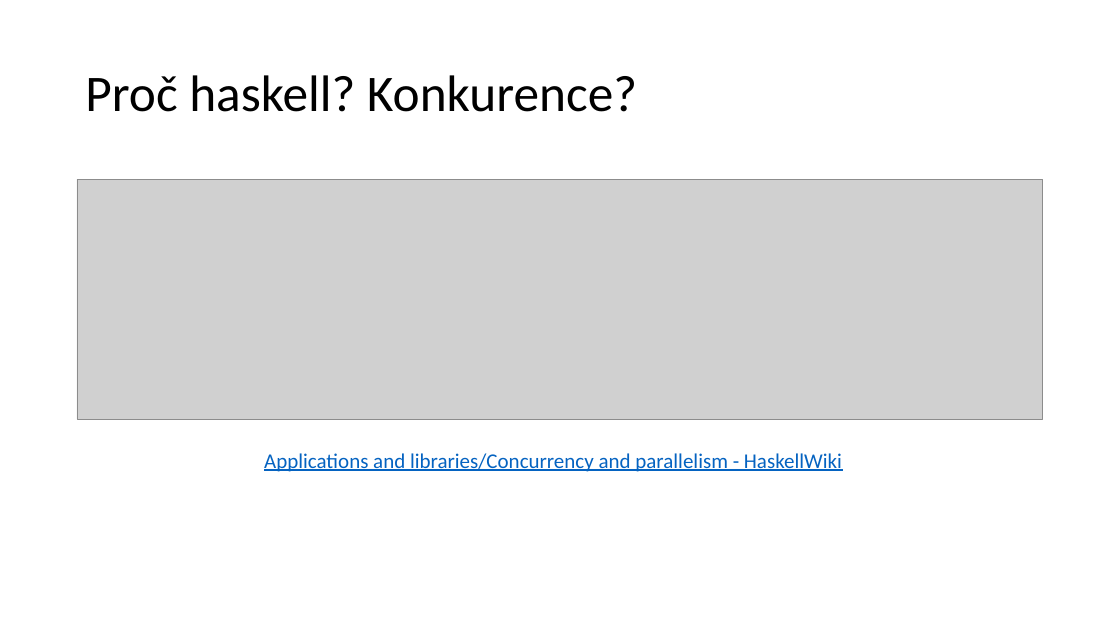
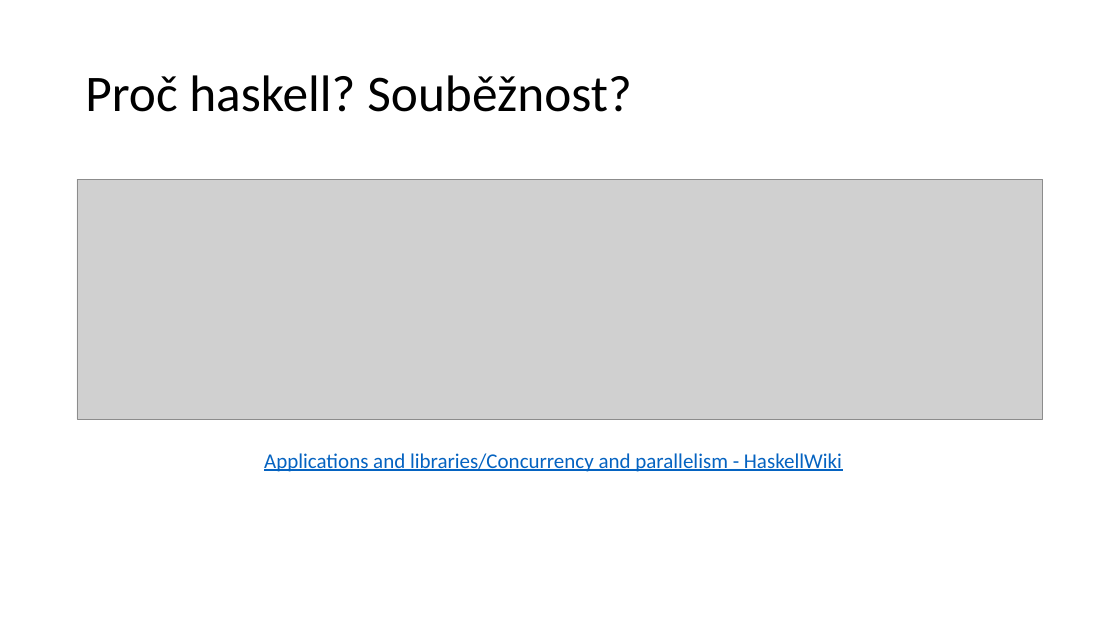
Before and after one commit to SturdyPose/Taskell-bachelor-thesis, a slide deck: slide 8 of TacitProgramming.pptx. Drawn at 1120x630 pixels with LibreOffice and Linux fonts; fonts in the diff are those of the drawing; grey boxes stand for pictures. Boxes give left, top, right and bottom in pixels: in the first picture for what was removed or moved away, otherwise in the second. Text is boxed around its words. In the diff, an @@ line names an element or a change of style, - is before the commit and + after.

```diff
--- a/TacitProgramming.pptx
+++ b/TacitProgramming.pptx
@@ title at [85,75,631,112]: text changed @@
-Proč haskell? Konkurence?
+Proč haskell? Souběžnost?
```
Also in this commit, not shown: 7 other slides changed, 2 slides added, 4 slides removed.
